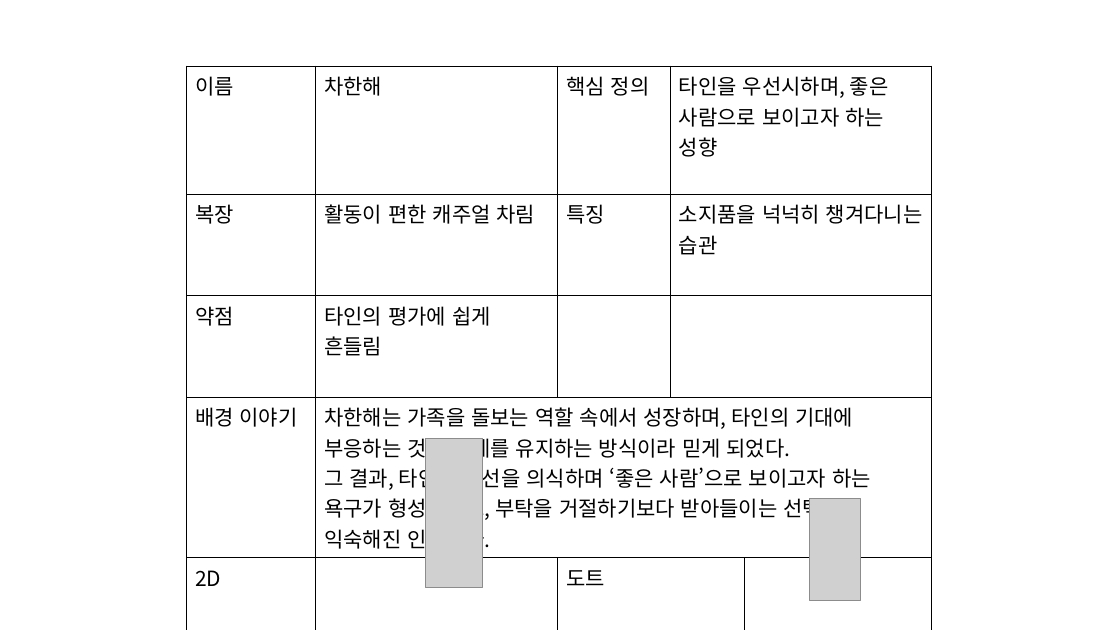
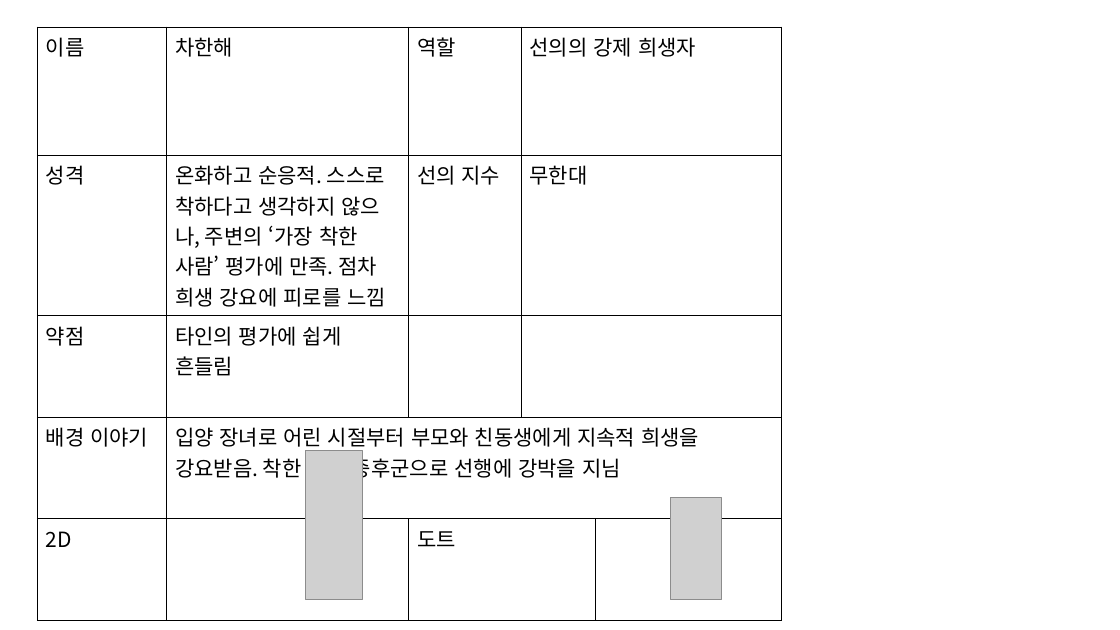
Before and after one commit to ysooj/Gihoek_4, a slide deck: slide 5 of (4.16) 캐릭터 시트.pptx (slide 7 before the commit). Drawn at 1120x630 pixels with LibreOffice and Linux fonts; fonts in the diff are those of the drawing; grey boxes stand for pictures. Boxes give left, top, right and bottom in pixels: in the first picture for what was removed or moved away, otherwise in the second. Text is boxed around its words. In the diff, an @@ line names an element or a change of style, - is before the commit and + after.

```diff
--- a/(4.16) 캐릭터 시트.pptx
+++ b/(4.16) 캐릭터 시트.pptx
@@ table at (37, 27, 781, 619) @@
-row 1, column 3: 핵심 정의
+row 1, column 3: 역할
-row 1, column 4: 타인을 우선시하며, 좋은 사람으로 보이고자 하는 성향
+row 1, column 4: 선의의 강제 희생자
-row 2: 복장 | 활동이 편한 캐주얼 차림 | 특징 | 소지품을 넉넉히 챙겨다니는 습관 | 
+row 2: 성격 | 온화하고 순응적. 스스로 착하다고 생각하지 않으나, 주변의 ‘가장 착한 사람’ 평가에 만족. 점차 희생 강요에 피로를 느낌 | 선의 지수 | 무한대 | 
-row 4, column 2: 차한해는 가족을 돌보는 역할 속에서 성장하며, 타인의 기대에 부응하는 것이 관계를 유지하는 방식이라 믿게 되었다. 그 결과, 타인의 시선을 의식하며 ‘좋은 사람’으로 보이고자 하는 욕구가 형성되었고, 부탁을 거절하기보다 받아들이는 선택에 익숙해진 인물이다.
+row 4, column 2: 입양 장녀로 어린 시절부터 부모와 친동생에게 지속적 희생을 강요받음. 착한 아이 증후군으로 선행에 강박을 지님
@@ table: place and size @@
-table at (187, 66, 931, 630)
+table at (37, 27, 781, 619)
@@ picture: place and size @@
-picture at (425, 439, 483, 588)
+picture at (305, 450, 363, 600)
@@ picture: place and size @@
-picture at (809, 499, 860, 601)
+picture at (670, 498, 721, 600)
```
Also in this commit, not shown: 1 other slide changed, 7 slides added.
